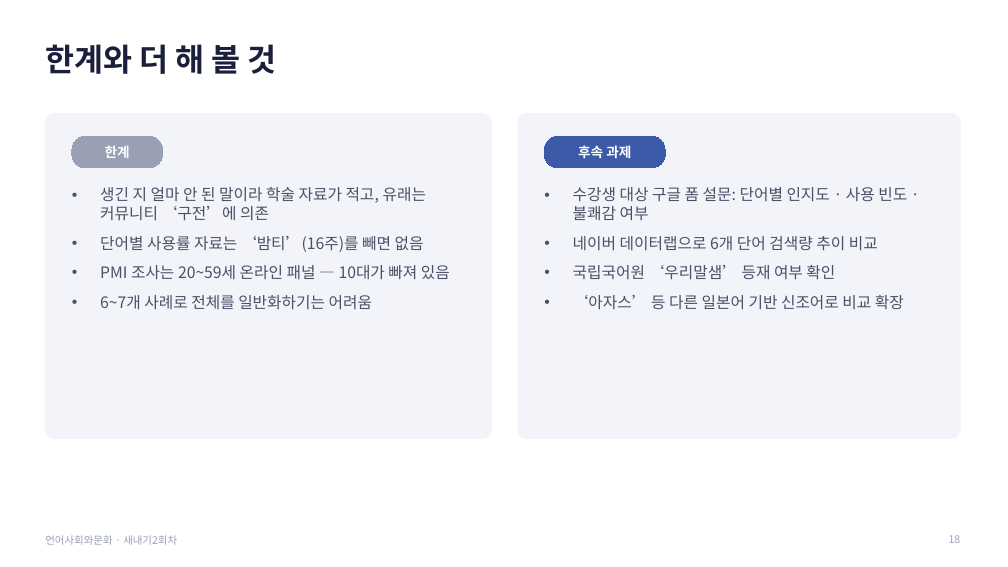
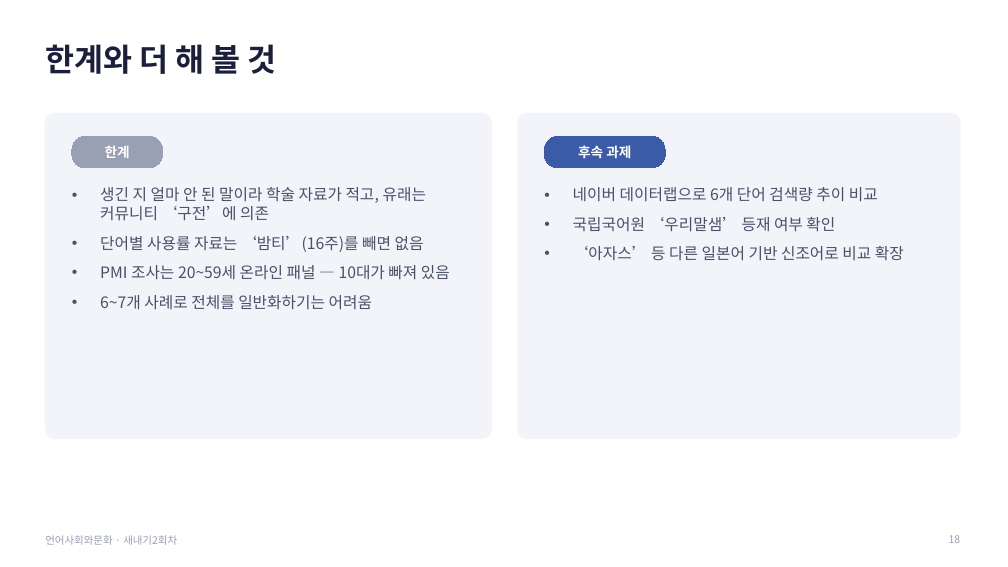
Before and after one commit to junseok7-cpu/hello, a slide deck: slide 18 of report/언어사회와문화_발표_새내기2회차.pptx. Drawn at 1008x567 pixels with LibreOffice and Linux fonts; fonts in the diff are those of the drawing. Boxes give left, top, right and bottom in pixels: in the first picture for what was removed or moved away, otherwise in the second. Text is boxed around its words. In the diff, an @@ line names an element or a change of style, - is before the commit and + after.

```diff
--- a/report/언어사회와문화_발표_새내기2회차.pptx
+++ b/report/언어사회와문화_발표_새내기2회차.pptx
@@ text at bbox=[573, 187, 907, 221]: paragraph removed @@
-• 수강생 대상 구글 폼 설문: 단어별 인지도 · 사용 빈도 · 불쾌감 여부
```
Also in this commit, not shown: 2 other files.
